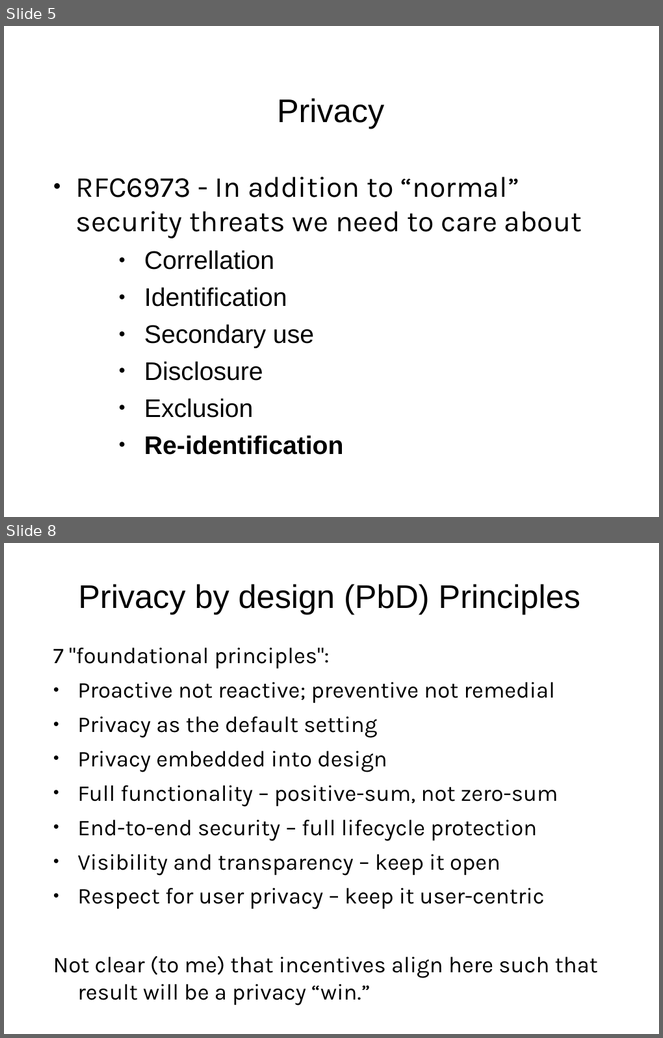
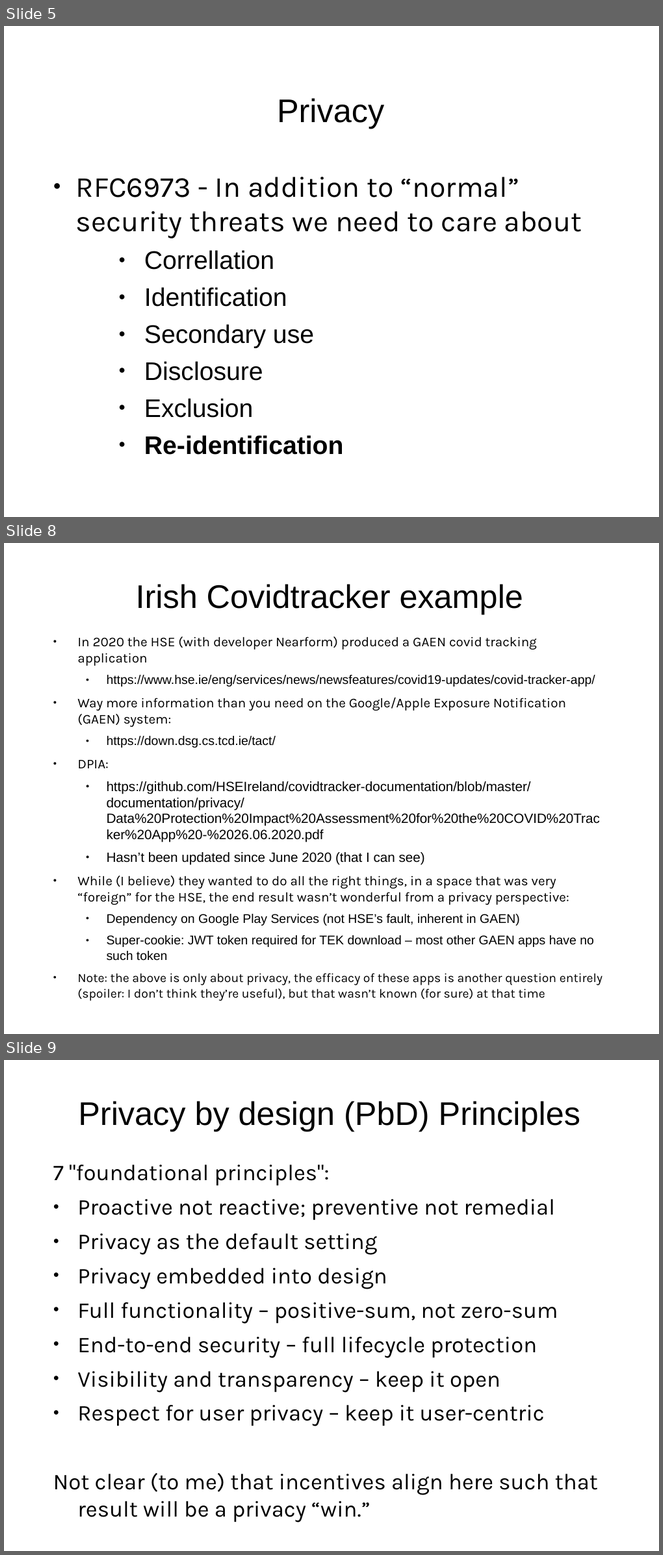
Before and after one commit to sftcd/cs7053, a slide deck: 2022lectures/01-processes.odp. Shown one above the other, each under a label of ours: slides 5 and 8 before the commit, slides 5, 8 and 9 after it; the slides between them are not shown. The pictures are 663x1038 and 663x1555 pixels, drawn with LibreOffice and Linux fonts; fonts in the diff are those of the drawing. Boxes give left, top, right and bottom in pixels: in the first picture for what was removed or moved away, otherwise in the second. Text is boxed around its words. In the diff, an @@ line names an element or a change of style, - is before the commit and + after.

```diff
--- a/2022lectures/01-processes.odp
+++ b/2022lectures/01-processes.odp
@@ slide 8 added at (4,543,659,1034), background #FFFFFF @@
@@ title added at (136,584,523,615), 36 pt, text #000000 @@
+Irish Covidtracker example
@@ text added at (77,637,603,1001), 14.8 pt, text #000000 @@
+● In 2020 the HSE (with developer Nearform) produced a GAEN covid tracking application
+  ● https://www.hse.ie/eng/services/news/newsfeatures/covid19-updates/covid-tracker-app/
+● Way more information than you need on the Google/Apple Exposure Notification (GAEN) system:
+  ● https://down.dsg.cs.tcd.ie/tact/
+● DPIA:
+  ● https://github.com/HSEIreland/covidtracker-documentation/blob/master/documentation/privacy/Data%20Protection%20Impact%20Assessment%20for%20the%20COVID%20Tracker%20App%20-%2026.06.2020.pdf
+  ● Hasn’t been updated since June 2020 (that I can see)
+● While (I believe) they wanted to do all the right things, in a space that was very “foreign” for the HSE, the end result wasn’t wonderful from a privacy perspective:
+  ● Dependency on Google Play Services (not HSE’s fault, inherent in GAEN)
+  ● Super-cookie: JWT token required for TEK download – most other GAEN apps have no such token
+● Note: the above is only about privacy, the efficacy of these apps is another question entirely (spoiler: I don’t think they’re useful), but that wasn’t known (for sure) at that time
@@ what was slide 8 is now slide 9 @@
```
Also in this commit, not shown: 2 slides changed, 4 other files.
